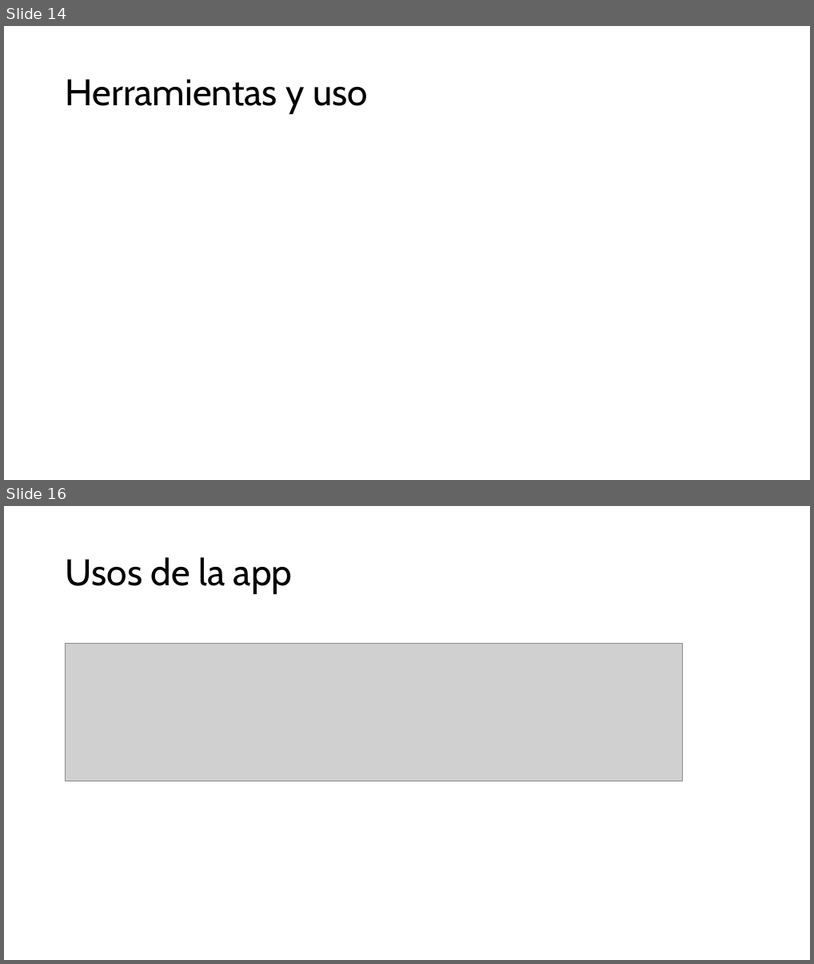
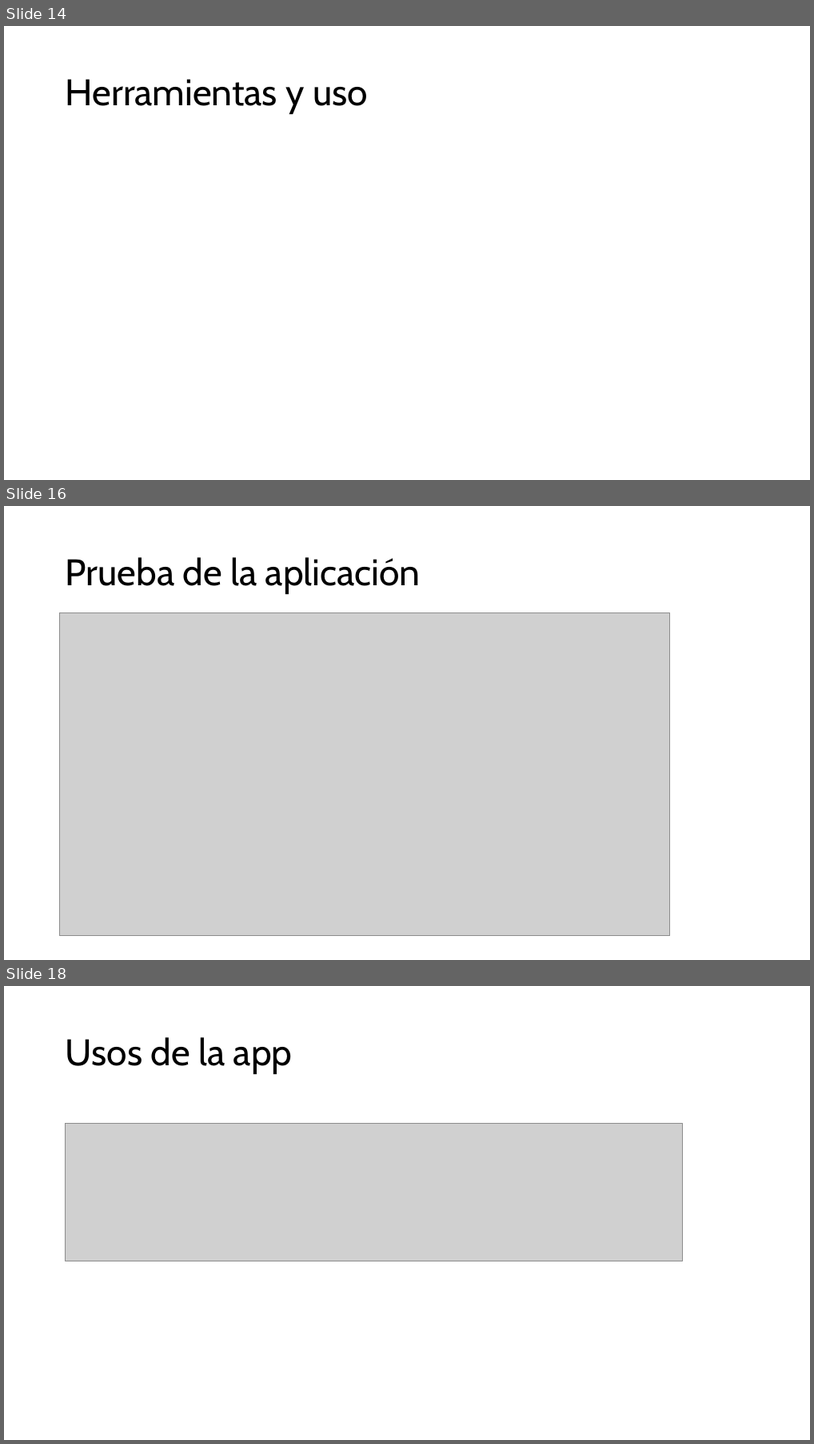
Before and after one commit to ricrod01/PROYECTO_4_DL, a slide deck: docs/Presentacion_Proyecto4.pptx. Shown one above the other, each under a label of ours: slides 14 and 16 before the commit, slides 14, 16 and 18 after it; the slides between them are not shown. The pictures are 814x964 and 814x1444 pixels, drawn with LibreOffice and Linux fonts; fonts in the diff are those of the drawing; grey boxes stand for pictures. Boxes give left, top, right and bottom in pixels: in the first picture for what was removed or moved away, otherwise in the second. Text is boxed around its words. In the diff, an @@ line names an element or a change of style, - is before the commit and + after.

```diff
--- a/docs/Presentacion_Proyecto4.pptx
+++ b/docs/Presentacion_Proyecto4.pptx
@@ slide 16 added at [4,506,810,960], background #FFFFFF @@
@@ title added at [66,557,421,594], 44 pt, text #000000 @@
+Prueba de la aplicación
@@ picture added at [60,613,670,936] @@
@@ what was slide 16 is now slide 18 @@
```
Also in this commit, not shown: 2 slides changed, 1 other slide added, 1 other file.
